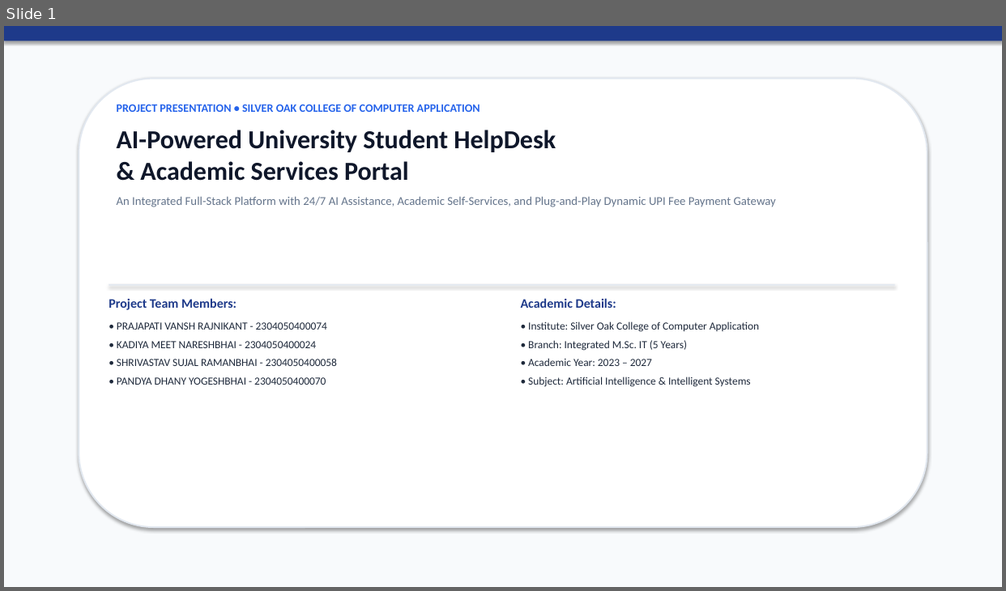
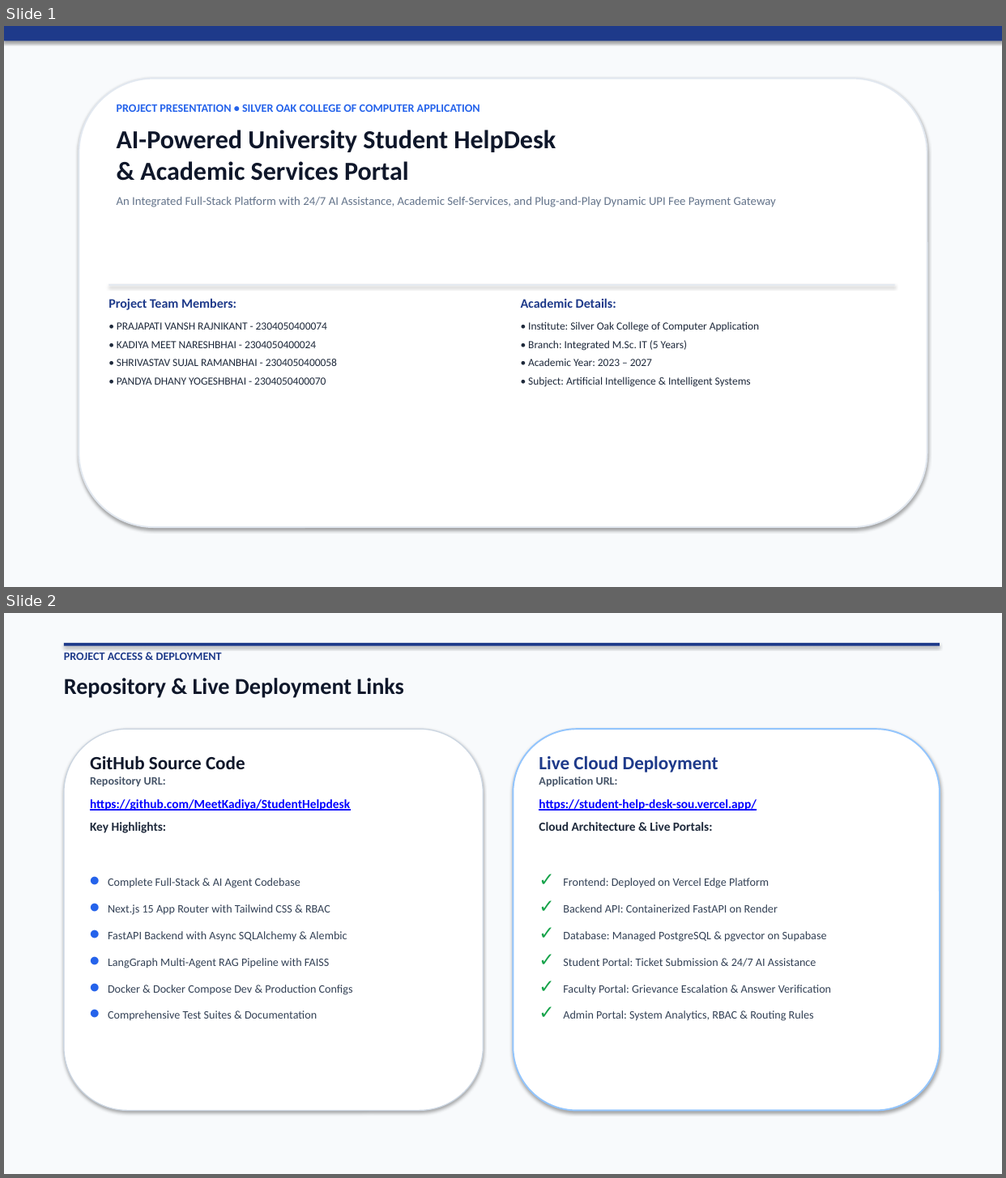
Before and after one commit to MeetKadiya/StudentHelpdesk, a slide deck: Student_HelpDesk_AI_Project_Presentation_Updated.pptx. Shown one above the other, each under a label of ours: slide 1 before the commit, slides 1 and 2 after it. The pictures are 1006x591 and 1006x1178 pixels, drawn with LibreOffice and Linux fonts; fonts in the diff are those of the drawing. Boxes give left, top, right and bottom in pixels: in the first picture for what was removed or moved away, otherwise in the second. Text is boxed around its words. In the diff, an @@ line names an element or a change of style, - is before the commit and + after.

```diff
--- a/Student_HelpDesk_AI_Project_Presentation_Updated.pptx
+++ b/Student_HelpDesk_AI_Project_Presentation_Updated.pptx
@@ slide 2 added at (4, 613, 1002, 1174), background #FFFFFF @@
@@ rectangle added at (4, 613, 1002, 1174), fill #F8FAFC @@
@@ rectangle added at (64, 643, 940, 646), fill #1E3A8A @@
@@ text added at (64, 652, 222, 660), 11 pt, text #1E3A8A, bold @@
+PROJECT ACCESS & DEPLOYMENT
@@ text added at (64, 678, 403, 698), 22 pt, text #0F172A, bold @@
+Repository & Live Deployment Links
@@ rounded rectangle added at (64, 729, 484, 1111), fill #FFFFFF, outline #CBD5E1 1 pt @@
@@ rounded rectangle added at (513, 729, 940, 1111), fill #FFFFFF, outline #93C5FD 1.5 pt @@
@@ text added at (90, 756, 353, 1021), 11 pt, text #334155 @@
+GitHub Source Code
+Repository URL:
+https://github.com/MeetKadiya/StudentHelpdesk
+Key Highlights:
+• Complete Full-Stack & AI Agent Codebase
+• Next.js 15 App Router with Tailwind CSS & RBAC
+• FastAPI Backend with Async SQLAlchemy & Alembic
+• LangGraph Multi-Agent RAG Pipeline with FAISS
+• Docker & Docker Compose Dev & Production Configs
+• Comprehensive Test Suites & Documentation
@@ text added at (539, 756, 831, 1021), 11 pt, text #334155 @@
+Live Cloud Deployment
+Application URL:
+https://student-help-desk-sou.vercel.app/
+Cloud Architecture & Live Portals:
+✓ Frontend: Deployed on Vercel Edge Platform
+✓ Backend API: Containerized FastAPI on Render
+✓ Database: Managed PostgreSQL & pgvector on Supabase
+✓ Student Portal: Ticket Submission & 24/7 AI Assistance
+✓ Faculty Portal: Grievance Escalation & Answer Verification
+✓ Admin Portal: System Analytics, RBAC & Routing Rules
```
Also in this commit, not shown: 15 other files.
